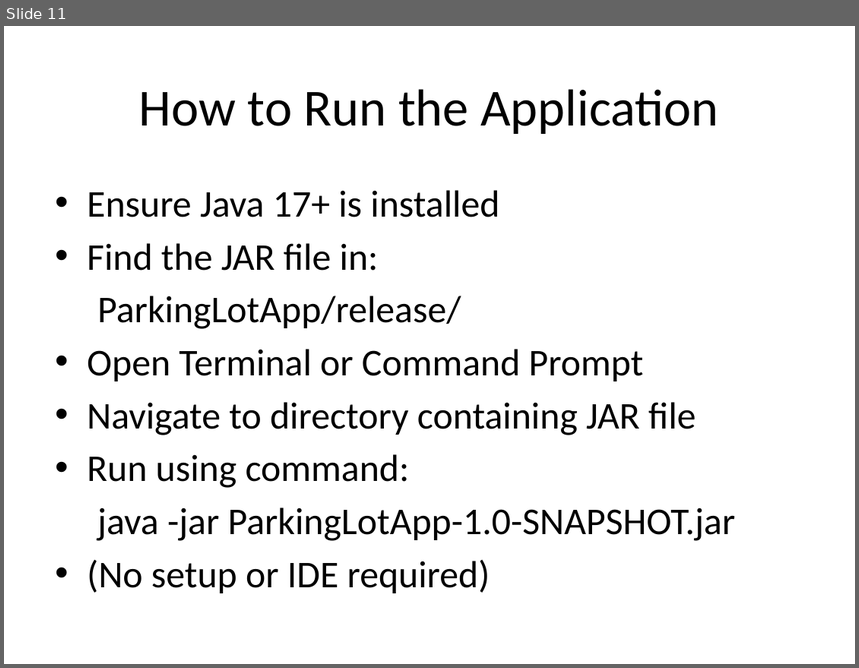
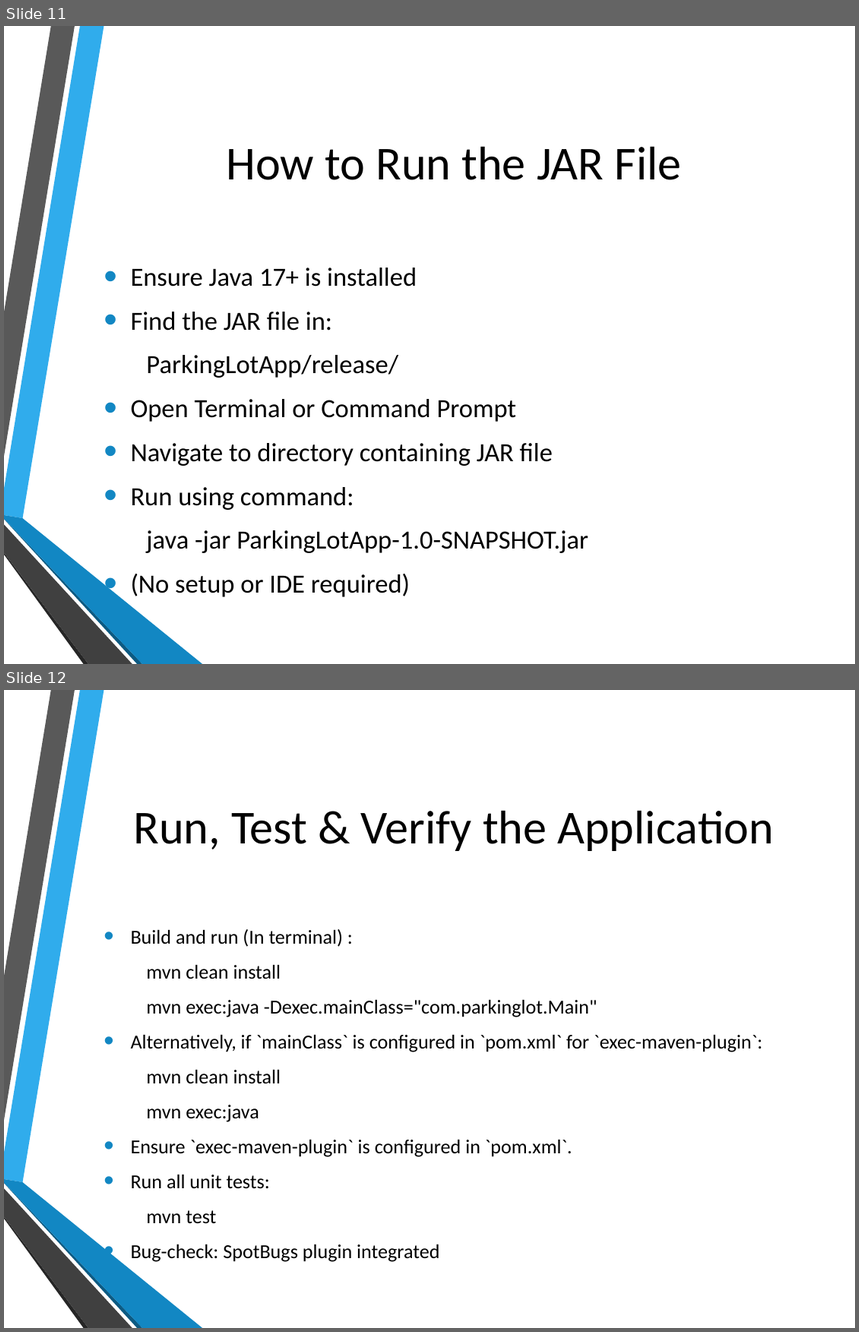
Before and after one commit to PradyumnaD2999/ParkingLotApp, a slide deck: presentation/ParkingLotApp.pptx. Shown one above the other, each under a label of ours: slide 11 before the commit, slides 11 and 12 after it. The pictures are 859x668 and 859x1332 pixels, drawn with LibreOffice and Linux fonts; fonts in the diff are those of the drawing; background and template pictures are left out. Boxes give left, top, right and bottom in pixels: in the first picture for what was removed or moved away, otherwise in the second. Text is boxed around its words. In the diff, an @@ line names an element or a change of style, - is before the commit and + after.

```diff
--- a/presentation/ParkingLotApp.pptx
+++ b/presentation/ParkingLotApp.pptx
@@ slide 12 added at (4, 690, 855, 1328), background picture (left out); not listed: 6 template elements that a slide beside it also shows @@
@@ title added at (134, 810, 774, 851), 40 pt, text #000000 @@
+Run, Test & Verify the Application
@@ text added at (131, 929, 762, 1224), 16.8 pt, text #000000 @@
+• Build and run (In terminal) :
+mvn clean install
+mvn exec:java -Dexec.mainClass="com.parkinglot.Main"
+• Alternatively, if `mainClass` is configured in `pom.xml` for `exec-maven-plugin`:
+mvn clean install
+mvn exec:java
+• Ensure `exec-maven-plugin` is configured in `pom.xml`.
+• Run all unit tests:
+mvn test
+• Bug-check: SpotBugs plugin integrated
@@ slide 11 changed as well @@
@@ title at (227, 146, 682, 180): text changed; size 44 to 40 pt @@
-How to Run the Application
+How to Run the JAR File
@@ text "Ensure Java 17+ is installed": place and size @@
-text "Ensure Java 17+ is installed" at (87, 190, 736, 594)
+text "Ensure Java 17+ is installed" at (131, 268, 588, 598)
@@ text "Ensure Java 17+ is installed" at (131, 268, 588, 598): size 32 to 22.2 pt; indent changed; more space between paragraphs; vertical alignment top to middle @@
@@ group added at (4, 26, 202, 664): 6 freeform shapes @@
```
Also in this commit, not shown: 11 other slides changed, 2 other slides added, 1 other file.
